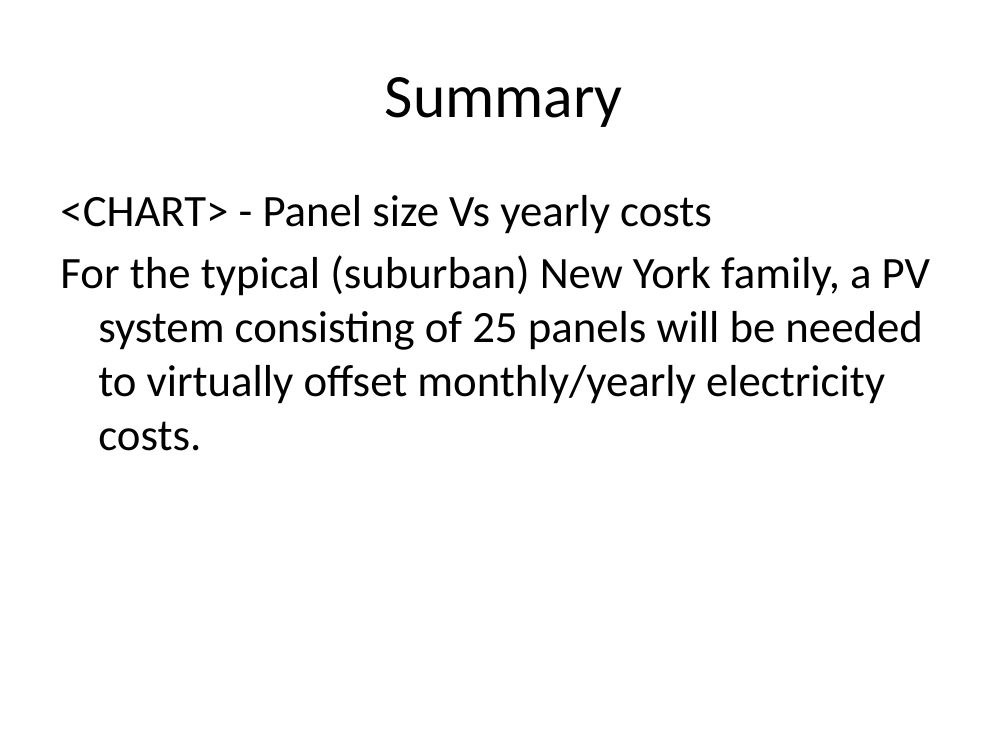
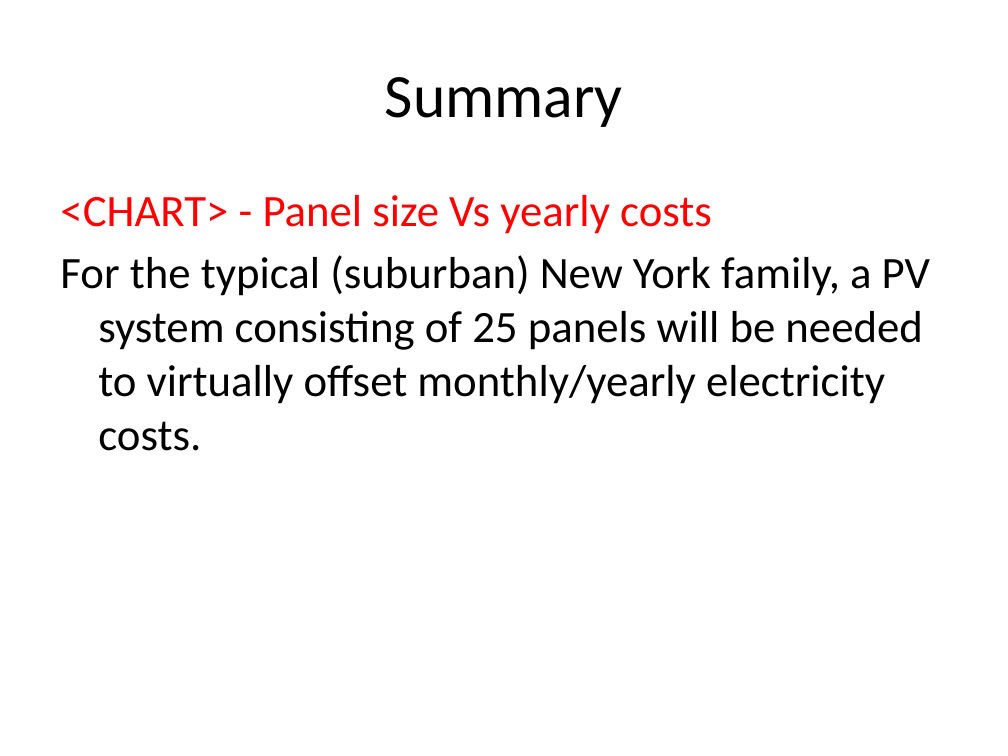
Before and after one commit to Nguyver/DATA621, a slide deck: slide 10 of DATA604_Final/DATA604_Final_Presentation.pptx. Drawn at 1008x756 pixels with LibreOffice and Linux fonts; fonts in the diff are those of the drawing; background and template pictures are left out. Boxes give left, top, right and bottom in pixels: in the first picture for what was removed or moved away, otherwise in the second. Text is boxed around its words. In the diff, an @@ line names an element or a change of style, - is before the commit and + after.

```diff
--- a/DATA604_Final/DATA604_Final_Presentation.pptx
+++ b/DATA604_Final/DATA604_Final_Presentation.pptx
@@ text at (60,195,712,234): text colour #000000 to #FF0000 in "<CHART> - Panel size Vs yearly costs" @@
```
